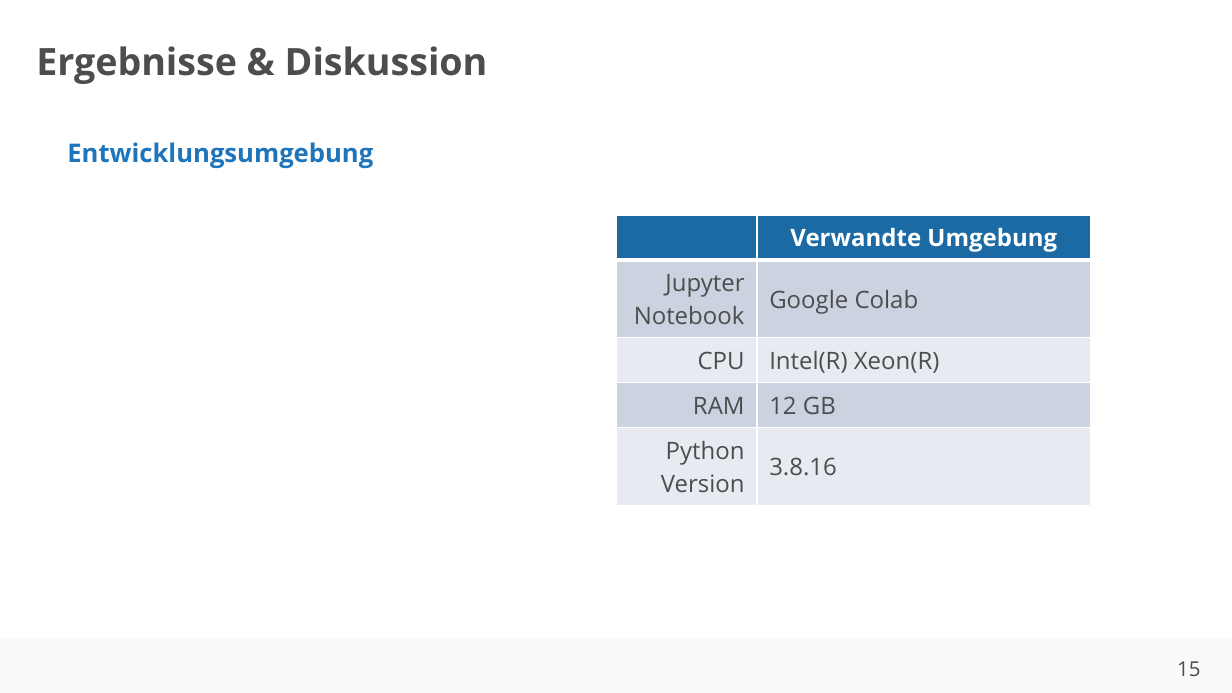
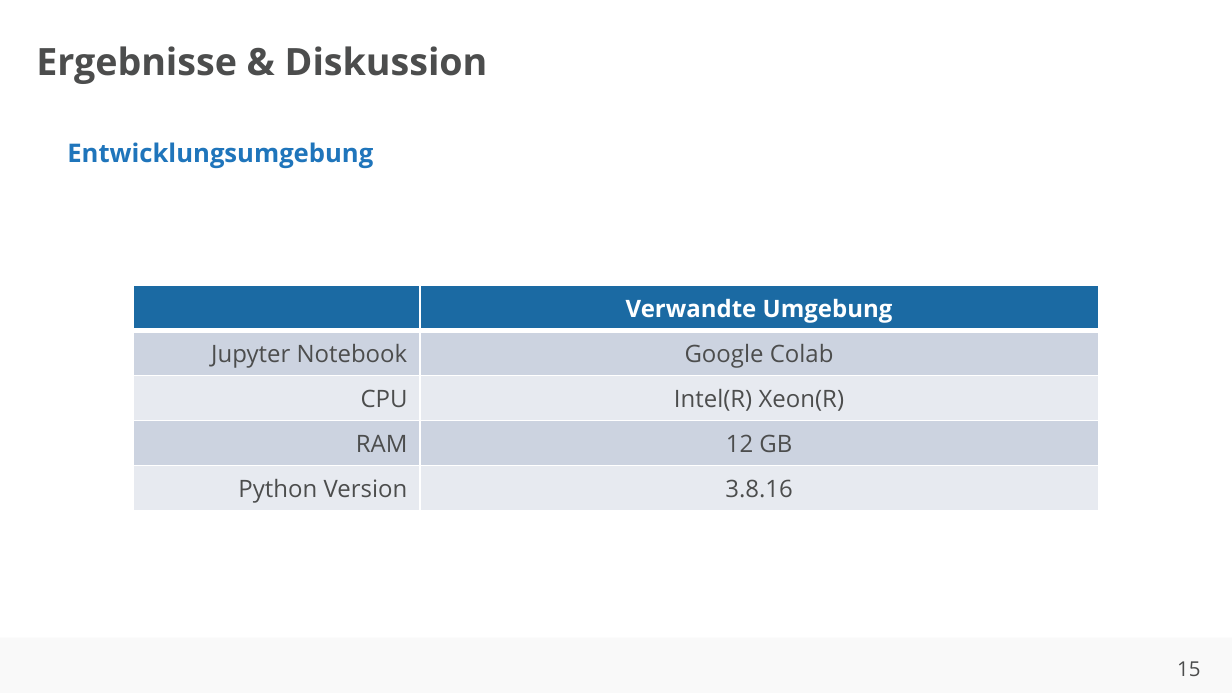
Before and after one commit to ahndavin/Abschlussarbeit_Bachelor, a slide deck: slide 15 of Kolloquium/Kolloquium.pptx. Drawn at 1232x693 pixels with LibreOffice and Linux fonts; fonts in the diff are those of the drawing; background and template pictures are left out. Boxes give left, top, right and bottom in pixels: in the first picture for what was removed or moved away, otherwise in the second. Text is boxed around its words. In the diff, an @@ line names an element or a change of style, - is before the commit and + after.

```diff
--- a/Kolloquium/Kolloquium.pptx
+++ b/Kolloquium/Kolloquium.pptx
@@ table at (x1=133, y1=286, x2=1099, y2=507) @@
@@ alignment left to centre @@
@@ table resized from (x1=616, y1=216, x2=1090, y2=496) to (x1=133, y1=286, x2=1099, y2=507) @@
```
Also in this commit, not shown: 7 other slides changed, 1 slide added.
